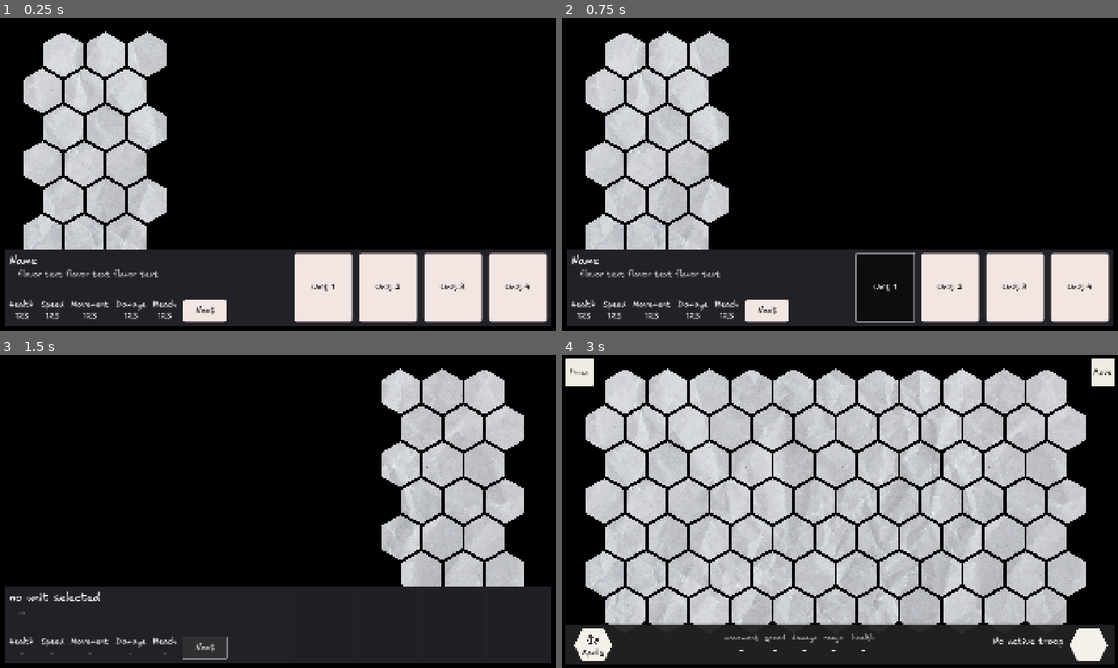
Above: before the commit, frames 1-4 (two rows, left to right).
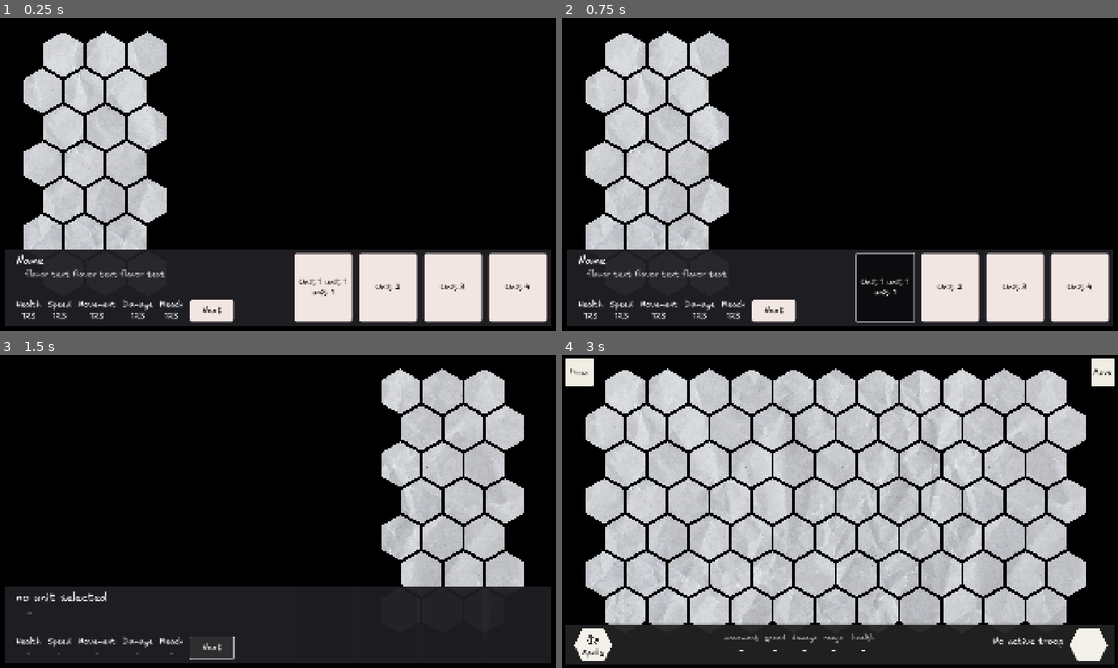
Above: after the commit, the same moments.

Repository: stvnnfrl/Portfolio
Game: Godot game, scene res://screens/battle/pregame/pregame.tscn
Same seed, same stepped clock (60 frames per second), same inputs: the game is played once before the commit and once after it. This scene is started directly instead of the project's main scene.
Inputs:
- Up to frame 1 (0.25 s): no input
- Up to frame 2 (0.75 s): click "Unit 1" (after the commit: "Unit 1 unit 1 unit 1") at 0.5 s
- Up to frame 3 (1.5 s): click "Next" at 1.25 s
- Up to frame 4 (3 s): click "Next" at 2 s; click "Next" at 2.75 s

The runs differ from the first frame. In frame 1, 1.5% of the frame differs, in the area x 1-63%, y 75-98%; in frame 2, 1.5%; in frame 3, 0.8%; in frame 4, nothing differs.
Error in both runs: Out of bounds get index '0' (on base: 'Array[Unit]') (res://screens/battle/pregame/pregame.gd:58)

Commit message:
updated theme

Diff:
--- a/hpp/screens/battle/pregame/main_style.tres
+++ b/hpp/screens/battle/pregame/main_style.tres
@@ -1,8 +1,10 @@
 [gd_resource type="StyleBoxFlat" format=3 uid="uid://u7yk788n8pv2"]
 
 [resource]
-bg_color = Color(0.13333334, 0.12941177, 0.15294118, 1)
+bg_color = Color(0.13333334, 0.12941177, 0.15294118, 0.8784314)
 corner_radius_top_left = 8
 corner_radius_top_right = 8
 corner_radius_bottom_right = 8
 corner_radius_bottom_left = 8
+shadow_size = 2
+shadow_offset = Vector2(3, 2)
--- a/hpp/screens/battle/pregame/pregame.tscn
+++ b/hpp/screens/battle/pregame/pregame.tscn
@@ -91,6 +91,7 @@
 
 [node name="Padding" type="MarginContainer" parent="Main"]
 layout_mode = 2
+theme_override_constants/margin_left = 40
 
 [node name="Main" type="HBoxContainer" parent="Main/Padding"]
 layout_mode = 2
@@ -219,7 +220,8 @@
 layout_mode = 2
 toggle_mode = true
 button_group = ExtResource("2_ote4s")
-text = "Unit 1"
+text = "Unit 1 unit 1 unit 1"
+autowrap_mode = 3
 
 [node name="Unit2" type="Button" parent="Main/Padding/Main/UnitSelector"]
 custom_minimum_size = Vector2(200, 0)
@@ -227,6 +229,7 @@
 toggle_mode = true
 button_group = ExtResource("2_ote4s")
 text = "Unit 2"
+autowrap_mode = 3
 
 [node name="Unit3" type="Button" parent="Main/Padding/Main/UnitSelector"]
 custom_minimum_size = Vector2(200, 0)
@@ -234,6 +237,7 @@
 toggle_mode = true
 button_group = ExtResource("2_ote4s")
 text = "Unit 3"
+autowrap_mode = 3
 
 [node name="Unit4" type="Button" parent="Main/Padding/Main/UnitSelector"]
 custom_minimum_size = Vector2(200, 0)
@@ -241,6 +245,7 @@
 toggle_mode = true
 button_group = ExtResource("2_ote4s")
 text = "Unit 4"
+autowrap_mode = 3
 
 [node name="CursorUnitPreview" type="Node2D" parent="."]
 script = ExtResource("6_5qa4y")
